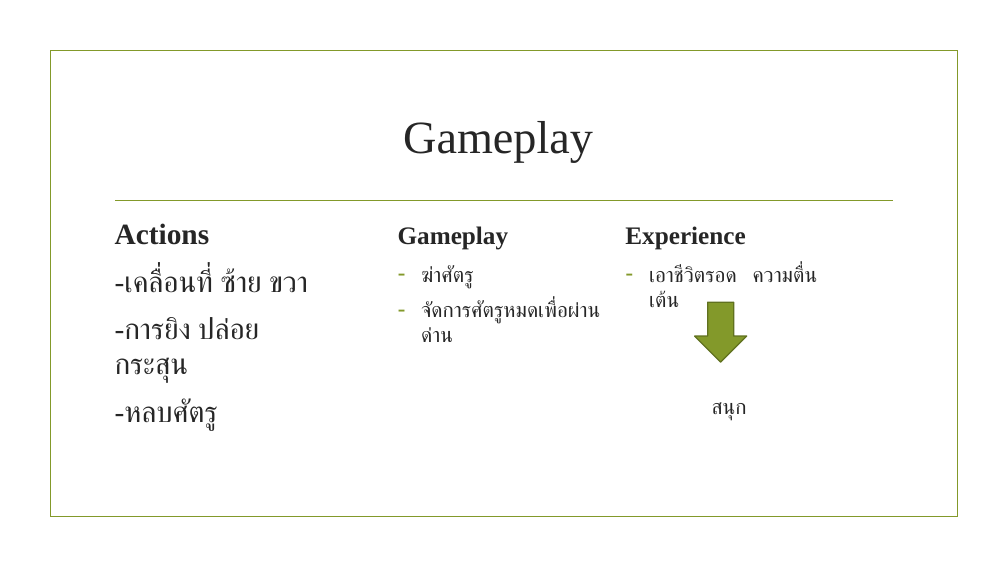
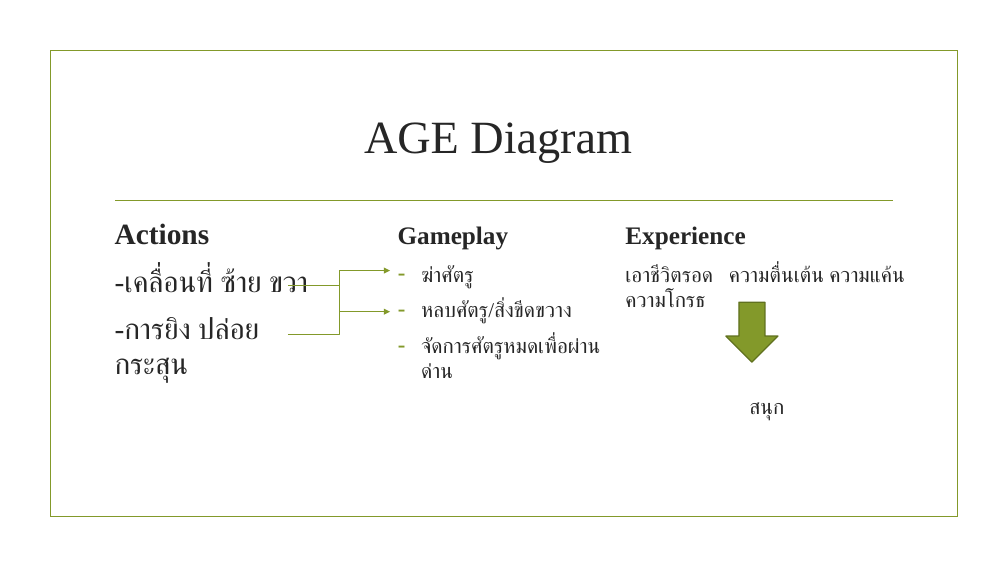
Before and after one commit to jrockl2z/G-2560-21-, a slide deck: slide 6 of Enterprise ship.pptx. Drawn at 1008x567 pixels with LibreOffice and Linux fonts; fonts in the diff are those of the drawing; background and template pictures are left out. Boxes give left, top, right and bottom in pixels: in the first picture for what was removed or moved away, otherwise in the second. Text is boxed around its words. In the diff, an @@ line names an element or a change of style, - is before the commit and + after.

Commit message:
นำเสนอ Demo กลุ่ม 21

```diff
--- a/Enterprise ship.pptx
+++ b/Enterprise ship.pptx
@@ title at (x1=364, y1=122, x2=631, y2=162): text changed @@
-Gameplay
+AGE Diagram
@@ text at (x1=625, y1=265, x2=905, y2=307): text changed @@
-– เอาชีวิตรอด ความตื่นเต้น
+เอาชีวิตรอด ความตื่นเต้น ความแค้น ความโกรธ
@@ elbow arrow added from (288, 285) to (390, 312), #83992A 0.75 pt @@
@@ elbow arrow added from (288, 334) to (390, 271), #83992A 0.75 pt @@
@@ text at (x1=421, y1=301, x2=572, y2=324): paragraph added @@
+– หลบศัตรู/สิ่งขีดขวาง
@@ down arrow moved from (x1=695, y1=302, x2=747, y2=362) to (x1=726, y1=302, x2=778, y2=362) @@
@@ text at (x1=115, y1=399, x2=216, y2=428): paragraph removed @@
--หลบศัตรู
```
